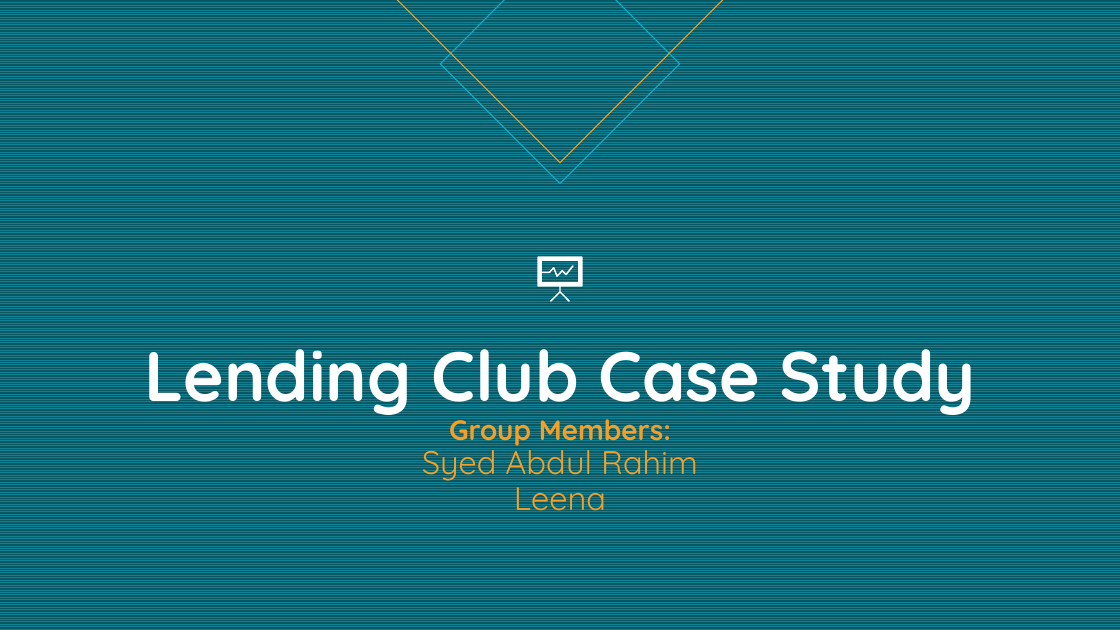
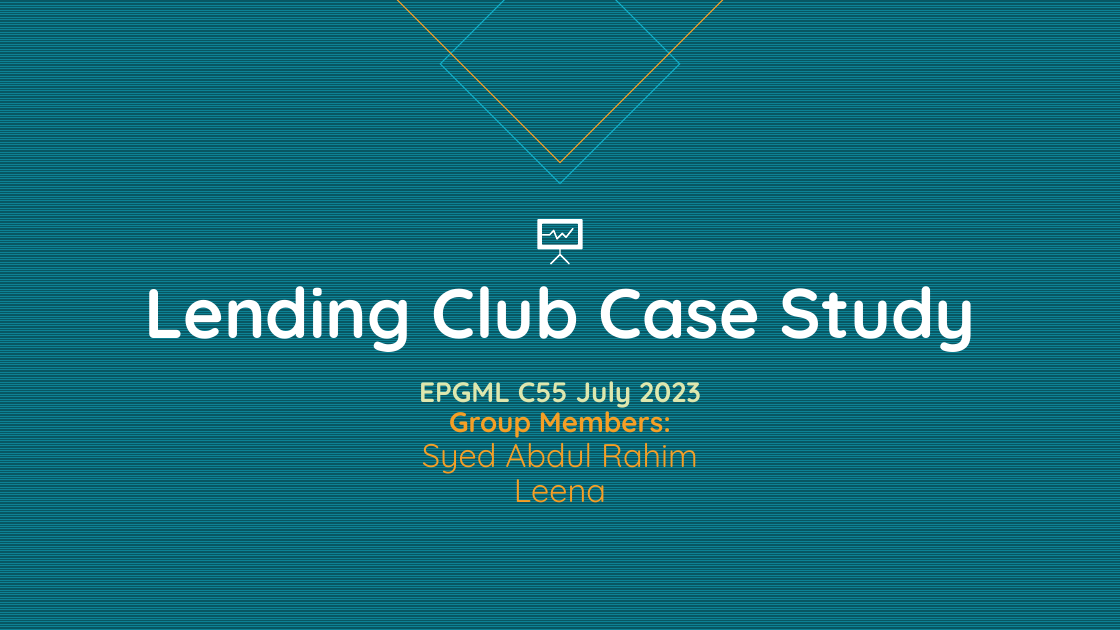
Before and after one commit to sarpsl/LendingClubCaseStudy, a slide deck: slide 1 of Syed_Abdul_Rahim.pptx. Drawn at 1120x630 pixels with LibreOffice and Linux fonts; fonts in the diff are those of the drawing. Boxes give left, top, right and bottom in pixels: in the first picture for what was removed or moved away, otherwise in the second. Text is boxed around its words. In the diff, an @@ line names an element or a change of style, - is before the commit and + after.

```diff
--- a/Syed_Abdul_Rahim.pptx
+++ b/Syed_Abdul_Rahim.pptx
@@ freeform shape: place and size @@
-freeform shape at bbox=[538, 256, 583, 302]
+freeform shape at bbox=[538, 219, 583, 265]
@@ freeform shape: place and size @@
-freeform shape at bbox=[542, 266, 574, 277]
+freeform shape at bbox=[542, 229, 574, 240]
@@ title at bbox=[144, 265, 976, 512]: text changed; size 60 to 24 pt @@
-Lending Club Case Study
-Group Members:
-Syed Abdul Rahim
-Leena
+Lending Club Case Study
+EPGML C55 July 2023
+Group Members:
+Syed Abdul Rahim
+Leena
```
Also in this commit, not shown: 3 other slides changed, 11 slides added, 3 slides removed, 1 other file.
